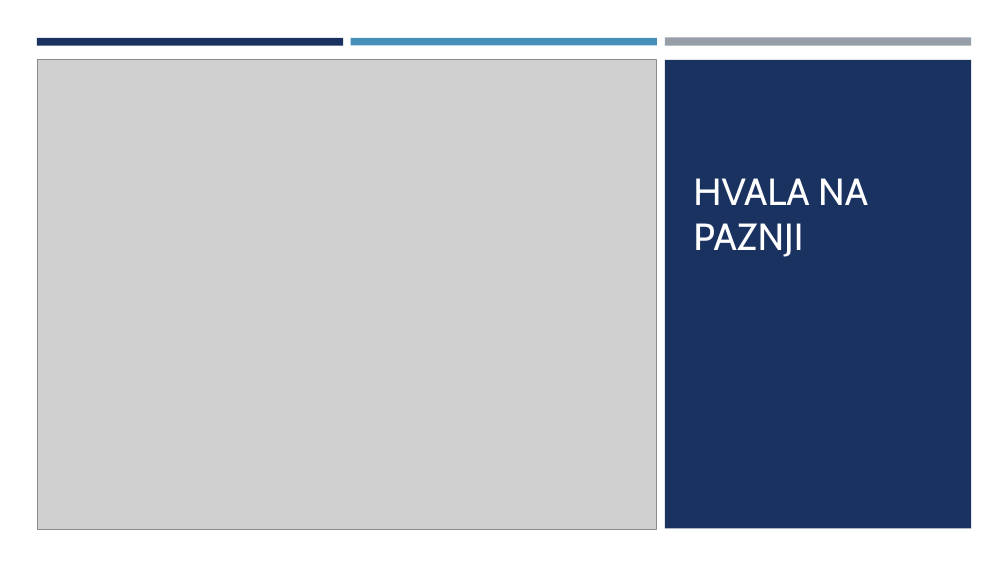
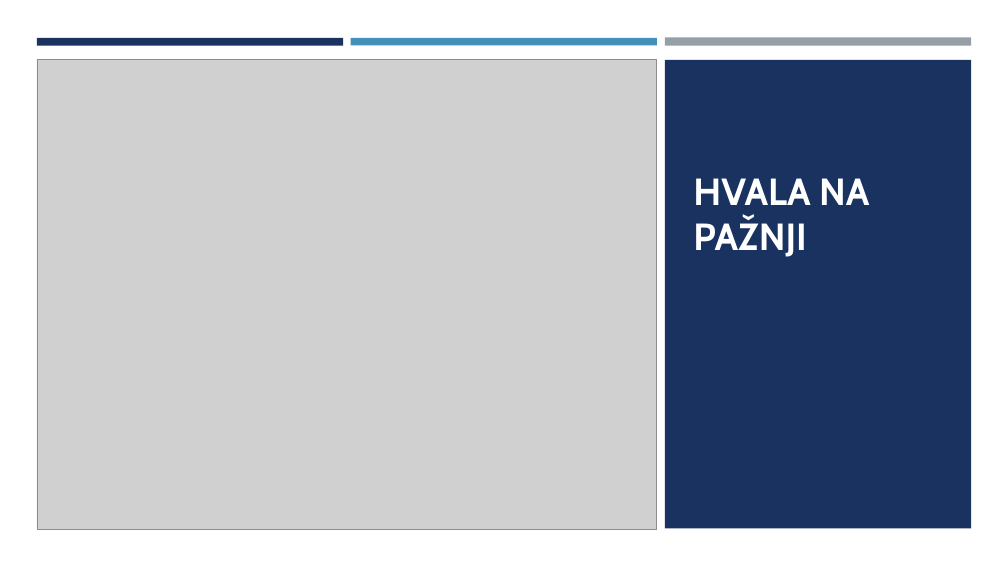
Before and after one commit to m1hajloc/Napredno-softversko-inzenjerstvo, a slide deck: slide 18 of Napredno Softversko Inzenjerstvo.pptx (slide 15 before the commit). Drawn at 1008x567 pixels with LibreOffice and Linux fonts; fonts in the diff are those of the drawing; grey boxes stand for pictures. Boxes give left, top, right and bottom in pixels: in the first picture for what was removed or moved away, otherwise in the second. Text is boxed around its words. In the diff, an @@ line names an element or a change of style, - is before the commit and + after.

```diff
--- a/Napredno Softversko Inzenjerstvo.pptx
+++ b/Napredno Softversko Inzenjerstvo.pptx
@@ title at bbox=[693, 178, 869, 257]: text changed; bold on @@
-HVALA NA PAZNJI
+HVALA NA PAŽNJI
```
Also in this commit, not shown: 4 other slides changed, 4 slides added, 1 slide removed.
